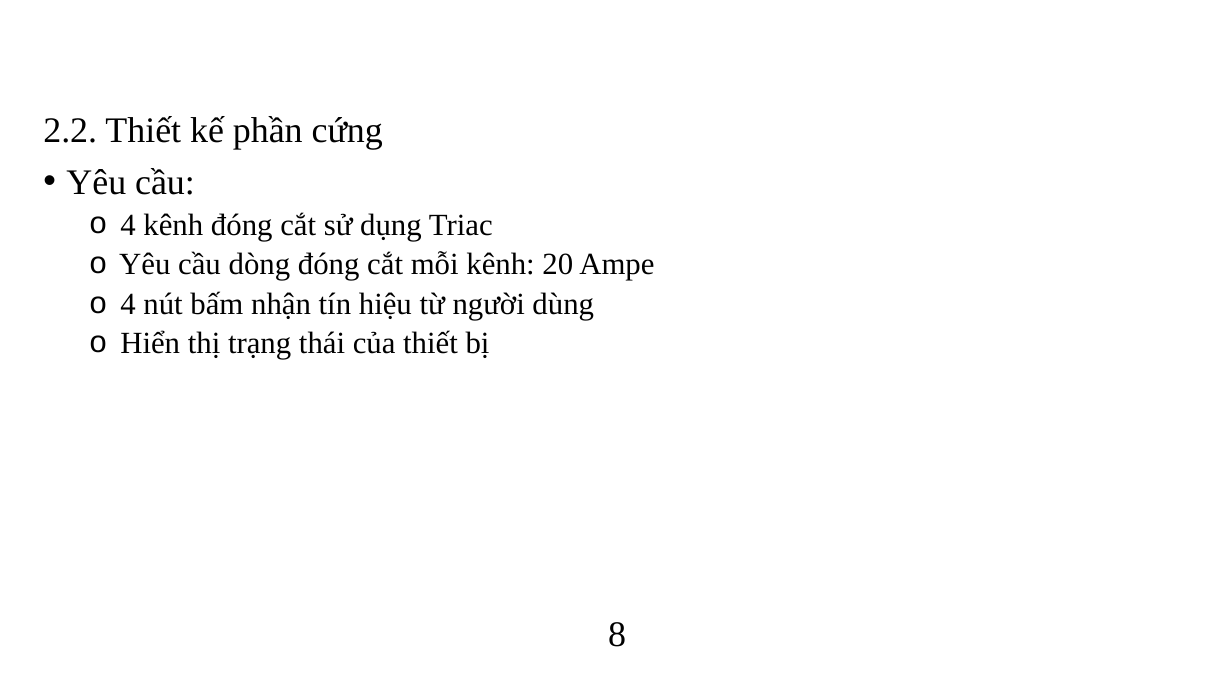
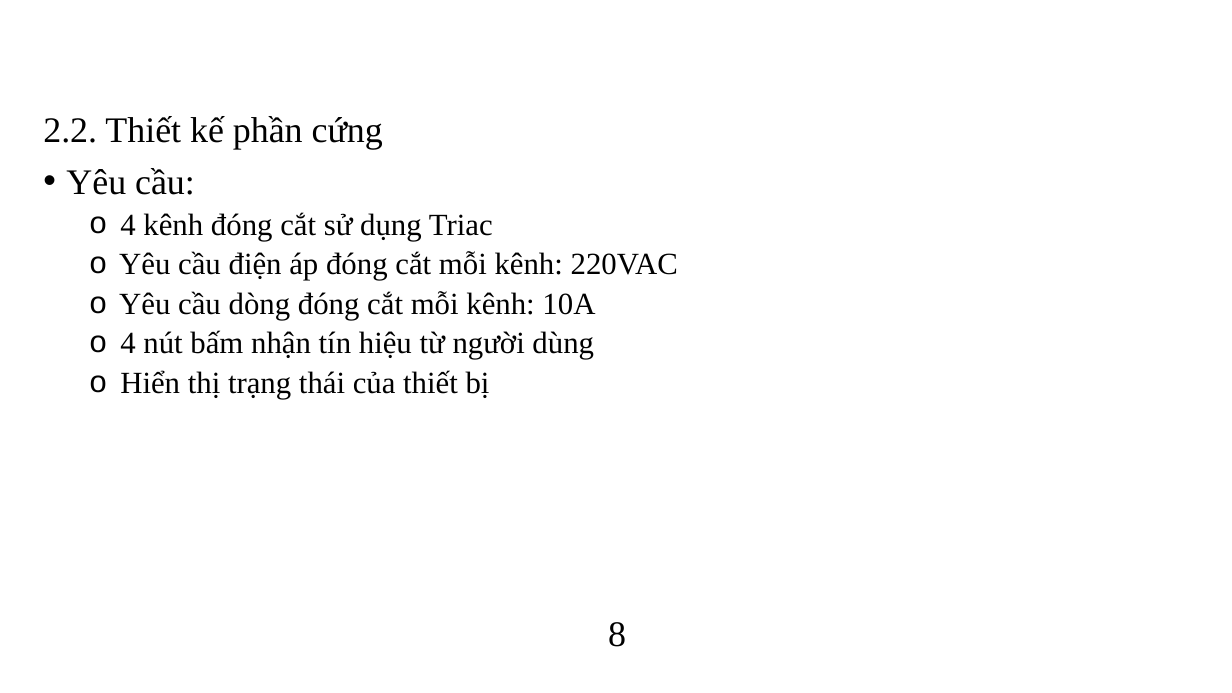
Before and after one commit to kurooroo/DATN, a slide deck: slide 11 of documents/Slide Đồ án tốt nghiệp_Nguyễn Tuấn Anh.pptx. Drawn at 1232x693 pixels with LibreOffice and Linux fonts; fonts in the diff are those of the drawing; background and template pictures are left out. Boxes give left, top, right and bottom in pixels: in the first picture for what was removed or moved away, otherwise in the second. Text is boxed around its words. In the diff, an @@ line names an element or a change of style, - is before the commit and + after.

```diff
--- a/documents/Slide Đồ án tốt nghiệp_Nguyễn Tuấn Anh.pptx
+++ b/documents/Slide Đồ án tốt nghiệp_Nguyễn Tuấn Anh.pptx
@@ text at [119, 251, 678, 320]: text changed @@
-  o Yêu cầu dòng đóng cắt mỗi kênh: 20 Ampe
+  o Yêu cầu điện áp đóng cắt mỗi kênh: 220VAC
+  o Yêu cầu dòng đóng cắt mỗi kênh: 10A
```
Also in this commit, not shown: 11 other slides changed, 5 slides added, 44 other files.
